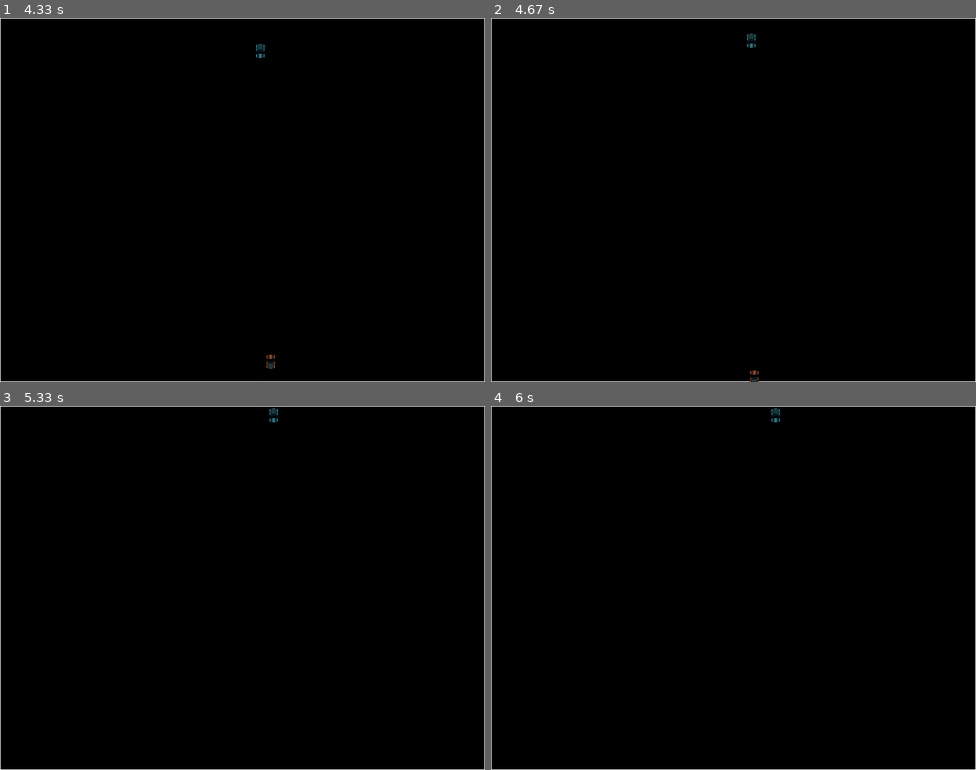
Above: before the commit, frames 1-4 (two rows, left to right).
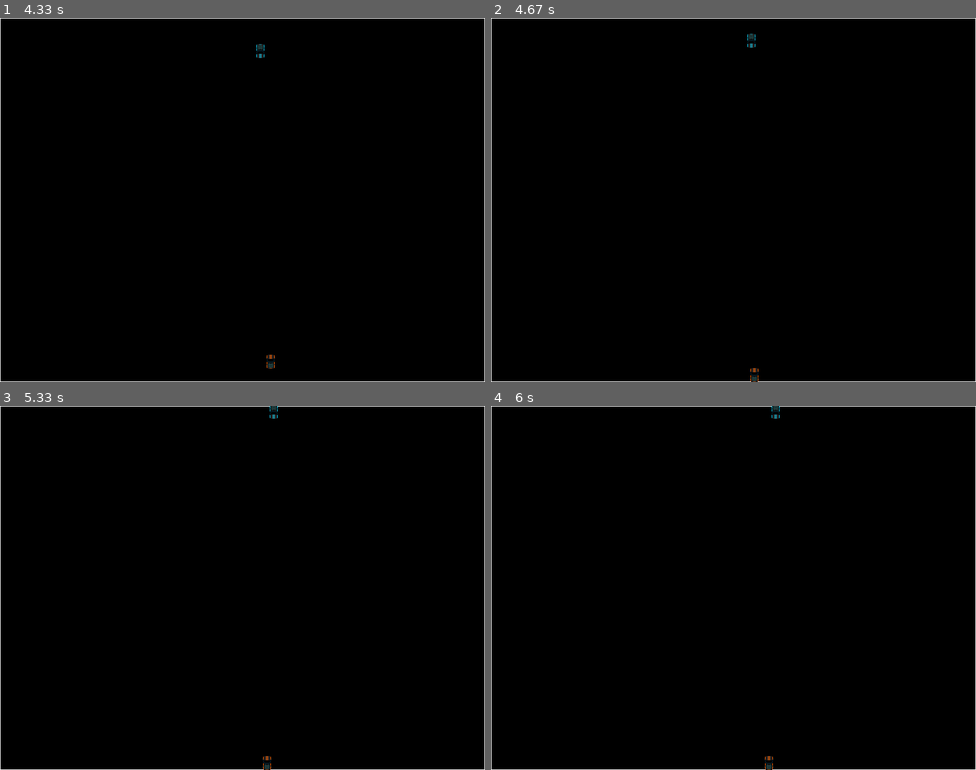
Above: after the commit, the same moments.

Repository: TaykoWS/TronBike-PyGame
Game: pygame game, started from main.py
Same seed, same stepped clock (60 frames per second), same inputs: the game is played once before the commit and once after it.
Inputs:
- Up to frame 1 (4.33 s): hold Right 0.33-0.8 s; hold Up 0.83-1.13 s; tap Z at 0.9, 1.23, 1.53, 1.73, 2.03, 2.3, 2.63, 2.93, 3.07, 3.47, 3.77, 4.13 s; hold Right 1.17-1.63 s; hold D 1.17-1.63 s; hold Left 1.67-2.2 s; hold Down 2.23-2.53 s; hold S 2.23-2.53 s; hold Left 2.57-2.97 s; hold Up 3-3.37 s; hold Right 3.4-4.03 s; hold D 3.4-4.03 s; hold Down from 4.07 s (still down); hold S from 4.07 s (still down)
- Up to frame 2 (4.67 s): release Down at 4.43 s; release S at 4.43 s; hold Left from 4.47 s (still down); tap Z at 4.53 s
- Up to frame 3 (5.33 s): tap Z at 4.83, 5.03 s; release Left at 4.93 s; hold Right from 4.97 s (still down); hold D from 4.97 s (still down)
- Up to frame 4 (6 s): tap Z at 5.33, 5.87 s; release Right at 5.43 s; release D at 5.43 s; hold Right from 5.8 s (still down); hold D from 5.8 s (still down)

Frame 1 is identical in both runs. In frame 2, less than 0.1% of the frame differs, in the area x 53-56%, y 96-100%; in frame 3, 0.1%, in the area x 54-58%, y 0-100%; in frame 4, 0.1%.

Commit message:
limite du terrain construite

Diff:
--- a/Game.py
+++ b/Game.py
@@ -55,6 +55,28 @@
     if keys_pressed[pygame.K_DOWN]:  # Down for lb1
         lb2.y += DIRECTION
 
+def lightbike1_collision(lb1):
+    # Test des limites du terrain pour prévoir collision
+    if lb1.x + DIRECTION < -6:
+        lb1.x = -6
+    if lb1.x + DIRECTION > WIDTH - 20:
+        lb1.x = WIDTH - 20
+    if lb1.y + DIRECTION < -6:
+        lb1.y = -6
+    if lb1.y + DIRECTION > HEIGHT - 25:
+        lb1.y = HEIGHT - 25
+
+def lightbike2_collision(lb2):
+    # Test des limites du terrain pour prévoir collision
+    if lb2.x + DIRECTION < 0:
+        lb2.x = 0
+    if lb2.x + DIRECTION > WIDTH - 15:
+        lb2.x = WIDTH - 15
+    if lb2.y + DIRECTION < -2:
+        lb2.y = -2
+    if lb2.y + DIRECTION > HEIGHT - 25:
+        lb2.y = HEIGHT - 25
+
 def run():
     lb1 = pygame.Rect(350, 300, LIGHTBIKE_WIDTH, LIGHTBIKE_HEIGHT)
     lb2 = pygame.Rect(400, 300, LIGHTBIKE_WIDTH, LIGHTBIKE_HEIGHT)
@@ -72,10 +94,9 @@
         lb1.y -= 1
         lb2.y += 1
 
-        if lb1.y + DIRECTION < -2:
-            lb1.y = 0
-        if lb2.y - DIRECTION < HEIGHT /2:
-            lb2.y = 0
+        # Test des collision
+        lightbike1_collision(lb1)
+        lightbike2_collision(lb2)
 
         keys_pressed = pygame.key.get_pressed()
         lightbike1_movement(keys_pressed, lb1)
